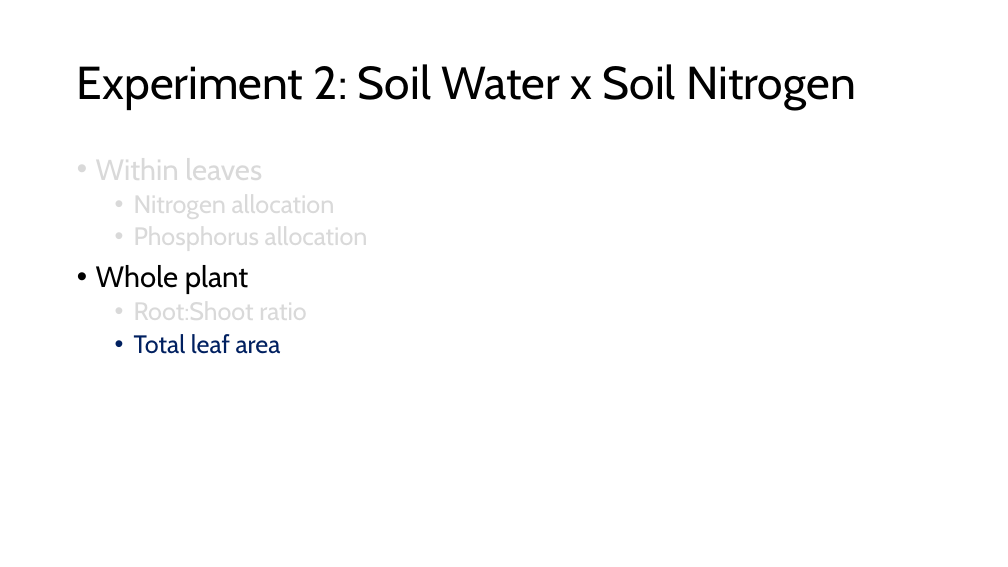
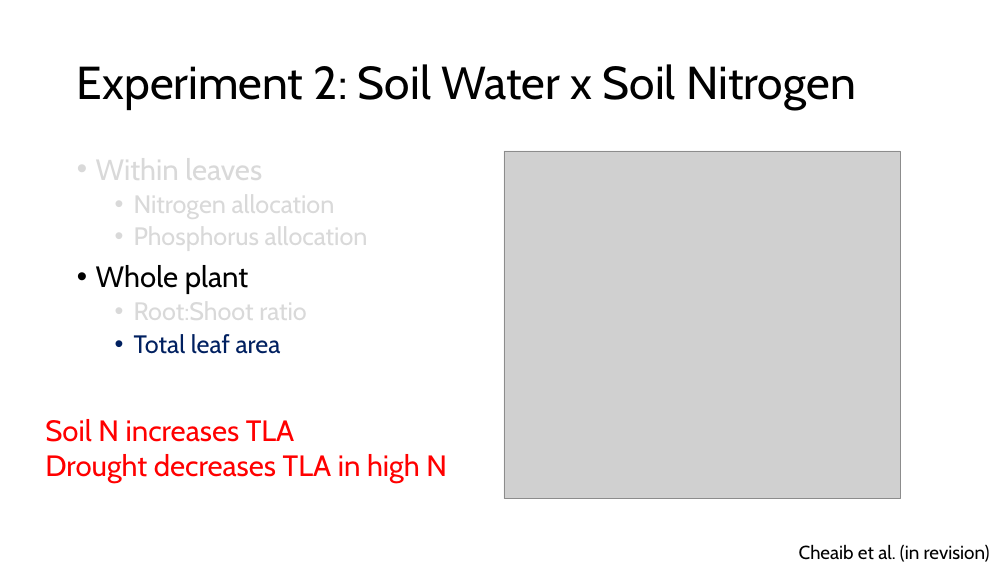
Before and after one commit to SmithEcophysLab/seminar, a slide deck: slide 13 of 2026_lemontree_allocation/src/lt_science_allocation_smith.pptx (slide 15 before the commit). Drawn at 1008x567 pixels with LibreOffice and Linux fonts; fonts in the diff are those of the drawing; grey boxes stand for pictures. Boxes give left, top, right and bottom in pixels: in the first picture for what was removed or moved away, otherwise in the second. Text is boxed around its words. In the diff, an @@ line names an element or a change of style, - is before the commit and + after.

```diff
--- a/2026_lemontree_allocation/src/lt_science_allocation_smith.pptx
+++ b/2026_lemontree_allocation/src/lt_science_allocation_smith.pptx
@@ picture added at box(504, 151, 901, 499) @@
@@ text added at box(45, 419, 447, 483), 28 pt, text #FF0000 @@
+Soil N increases TLA
+Drought decreases TLA in high N
@@ text added at box(799, 544, 990, 562), 18 pt, text #000000 @@
+Cheaib et al. (in revision)
```
Also in this commit, not shown: 12 other slides changed.
